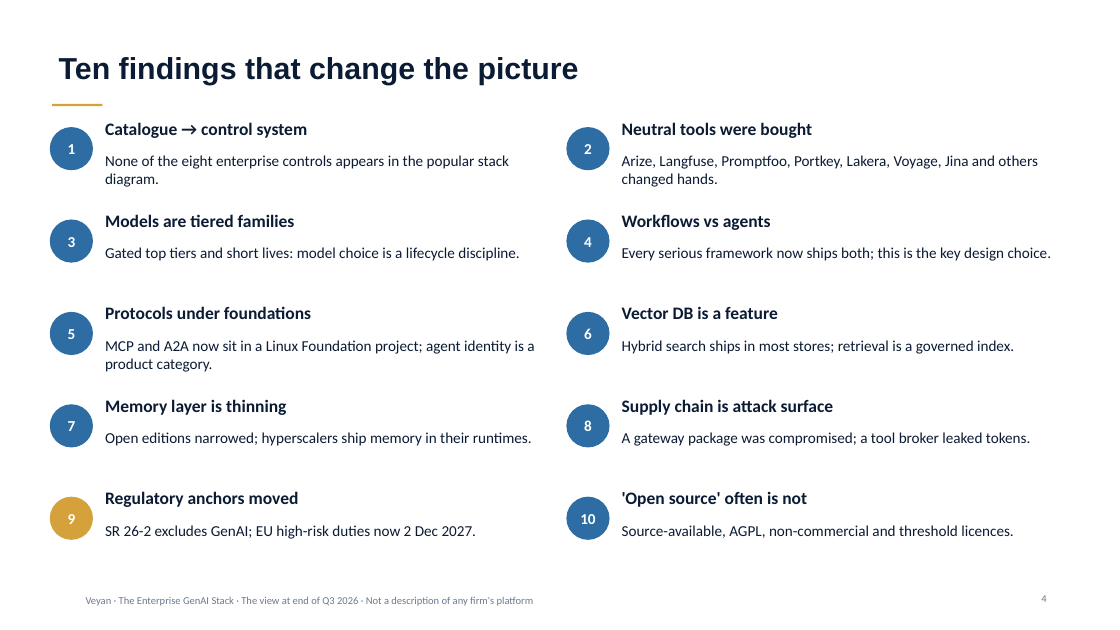
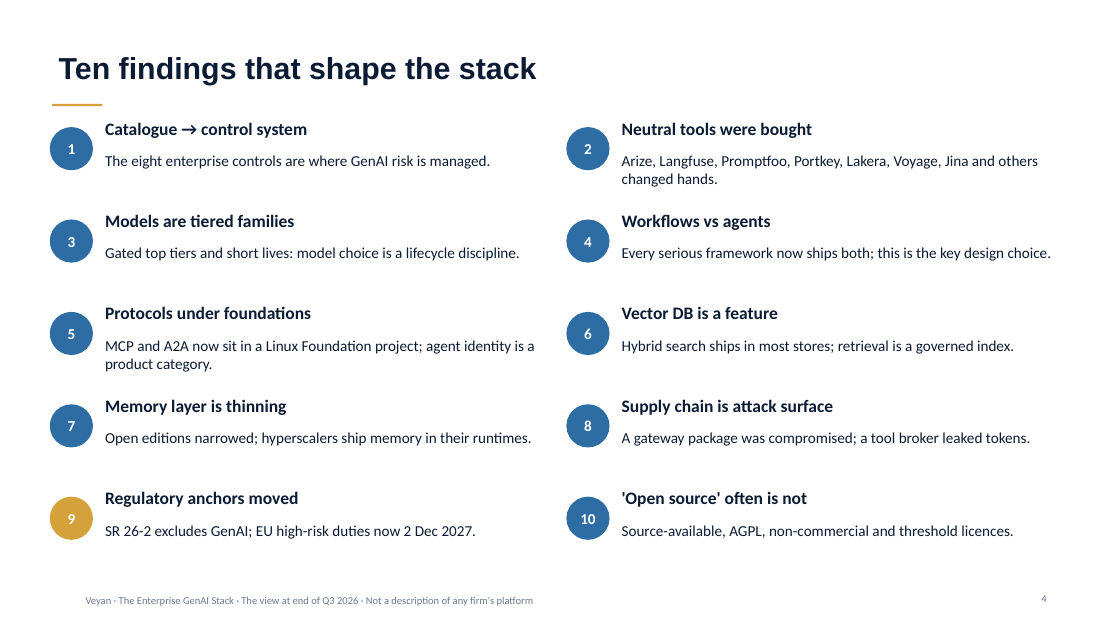
Before and after one commit to gitzerobegin/genai_stack, a slide deck: slide 4 of Enterprise_GenAI_Stack_Oct2026/03_Slides/Executive_Deck.pptx. Drawn at 1120x630 pixels with LibreOffice and Linux fonts; fonts in the diff are those of the drawing; background and template pictures are left out. Boxes give left, top, right and bottom in pixels: in the first picture for what was removed or moved away, otherwise in the second. Text is boxed around its words. In the diff, an @@ line names an element or a change of style, - is before the commit and + after.

```diff
--- a/Enterprise_GenAI_Stack_Oct2026/03_Slides/Executive_Deck.pptx
+++ b/Enterprise_GenAI_Stack_Oct2026/03_Slides/Executive_Deck.pptx
@@ title at (x1=59, y1=57, x2=537, y2=85): text changed @@
-Ten findings that change the picture
+Ten findings that shape the stack
@@ text at (x1=105, y1=155, x2=491, y2=169): text changed @@
-None of the eight enterprise controls appears in the popular stack diagram.
+The eight enterprise controls are where GenAI risk is managed.
```
Also in this commit, not shown: 22 other slides changed, 58 other files.
